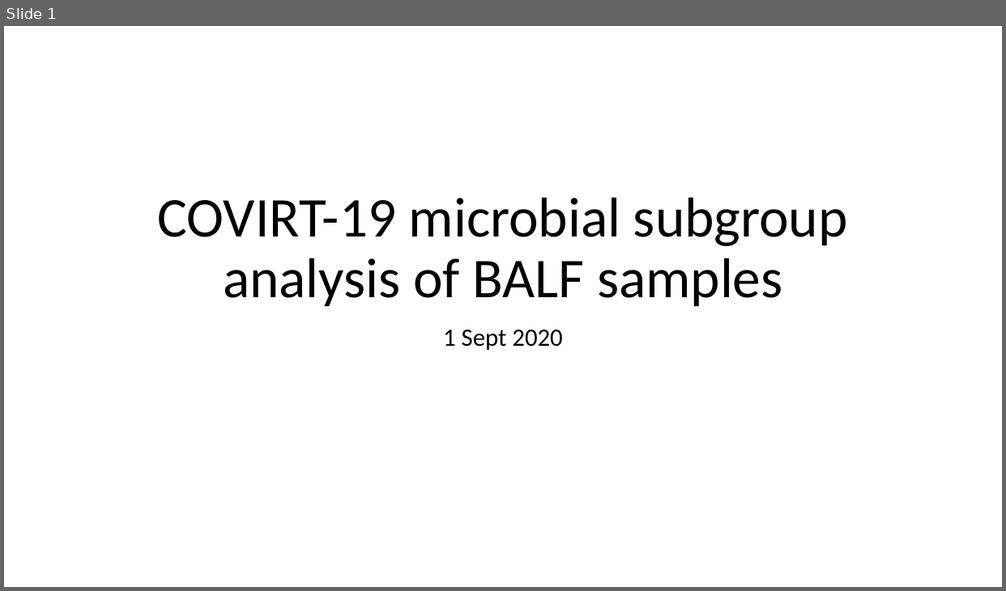
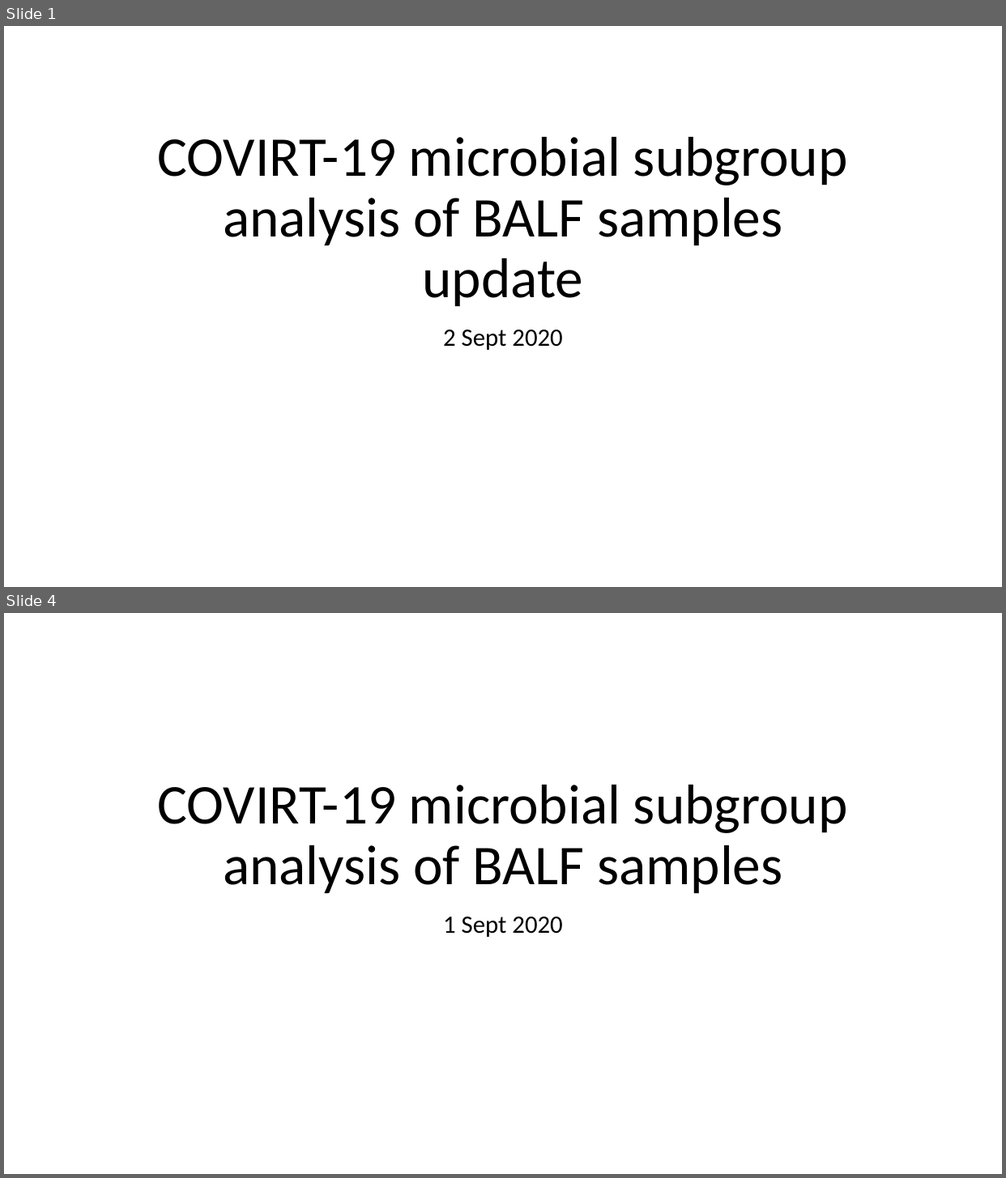
Before and after one commit to COV-IRT/microbial, a slide deck: Rdata/OSF_analysis/01Sept2020.pptx. Shown one above the other, each under a label of ours: slide 1 before the commit, slides 1 and 4 after it; the slides between them are not shown. The pictures are 1006x591 and 1006x1178 pixels, drawn with LibreOffice and Linux fonts; fonts in the diff are those of the drawing. Boxes give left, top, right and bottom in pixels: in the first picture for what was removed or moved away, otherwise in the second. Text is boxed around its words. In the diff, an @@ line names an element or a change of style, - is before the commit and + after.

```diff
--- a/Rdata/OSF_analysis/01Sept2020.pptx
+++ b/Rdata/OSF_analysis/01Sept2020.pptx
@@ slide 1 added at (x1=4, y1=26, x2=1002, y2=587), background #FFFFFF @@
@@ title added at (x1=158, y1=137, x2=848, y2=307), 54 pt, text #000000 @@
+COVIRT-19 microbial subgroup analysis of BALF samples update
@@ subtitle added at (x1=443, y1=330, x2=562, y2=350), 24 pt, text #000000 @@
+2 Sept 2020
@@ what was slide 1 is now slide 4 @@
```
Also in this commit, not shown: 1 slide changed, 2 other slides added, 37 other files.
